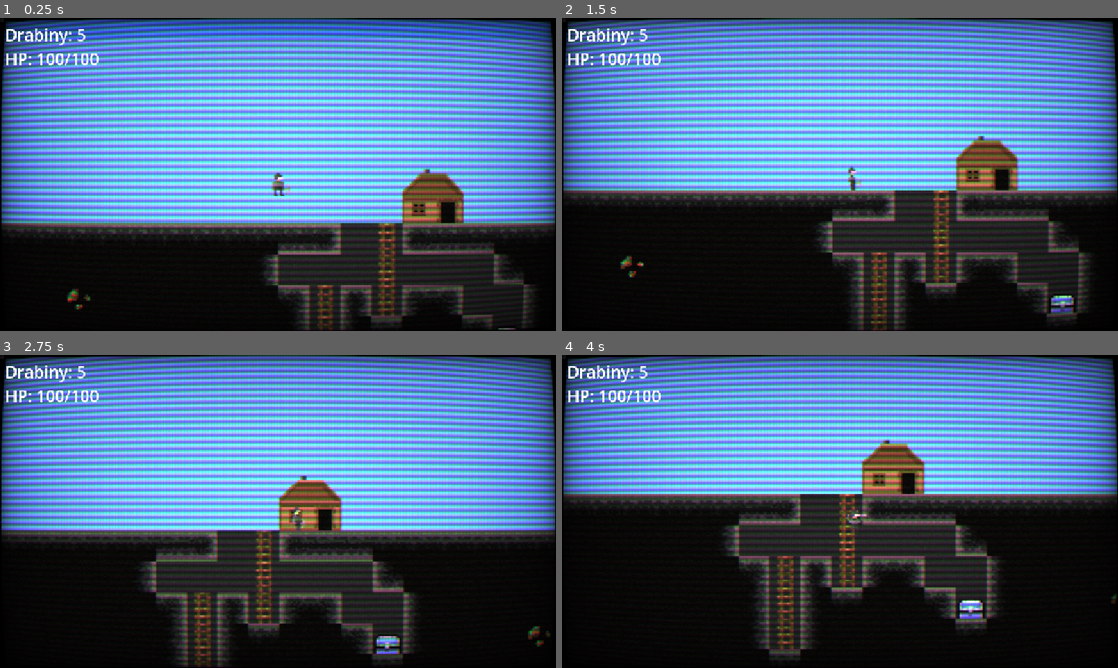
Above: before the commit, frames 1-4 (two rows, left to right).
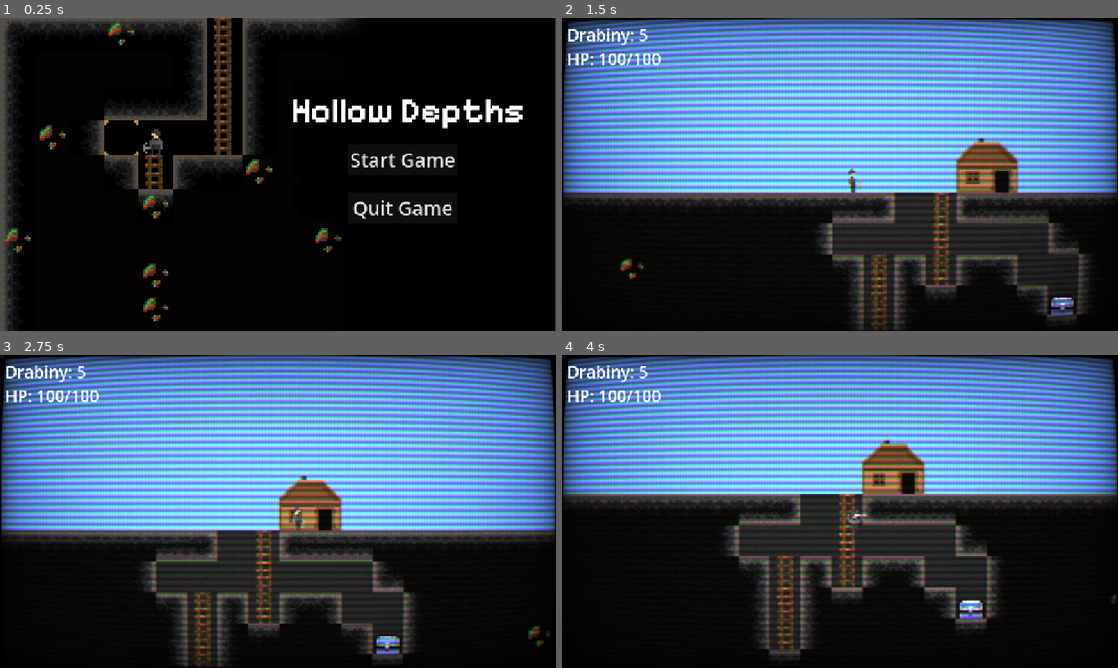
Above: after the commit, the same moments.

Repository: jonasz-lazar-pwr/hollow-depths-game
Game: Godot game, scene res://assets/scenes/title_screen.tscn
Same seed, same stepped clock (60 frames per second), same inputs: the game is played once before the commit and once after it. Before the commit the project starts from res://assets/scenes/game.tscn.
Inputs (mouse positions are in pixels of both pictures, inside the frame that each line leads up to):
- Up to frame 1 (0.25 s): no input
- Up to frame 2 (1.5 s): click (962, 158) at 0.5 s, where only the run after the commit has a clickable "Start Game"; move the mouse to (962, 158) at 1.27 s; press the mouse at (962, 158) at 1.28 s; hold D (right) from 1.28 s (still down)
- Up to frame 3 (2.75 s): keep holding D (right); tap Space (jump) at 1.52, 2.27 s; move the mouse to (166, 527) at 2.02 s; release the mouse at (166, 527) at 2.03 s; click (166, 527) at 2.1 s
- Up to frame 4 (4 s): move the mouse to (895, 442) at 2.77 s; release D (right) at 2.78 s; press the mouse at (895, 442) at 2.78 s; hold A (left) 2.78-3.53 s; move the mouse to (812, 574) at 3.52 s; release the mouse at (812, 574) at 3.53 s; hold D (right) from 3.53 s (still down); click (812, 574) at 3.6 s; tap Space (jump) at 3.77 s

The runs differ from the first frame. In frame 1, 80% of the frame differs, in the area x 0-100%, y 0-100%; in frame 2, 4.0%; in frame 3, less than 0.1%; in frame 4, nothing differs.

Commit message:
Merge nowego systemu ekwipunku z ekranami pause/start

Diff:
--- a/assets/scenes/game.tscn
+++ b/assets/scenes/game.tscn
@@ -513,6 +513,7 @@
 process_mode = 2
 
 [node name="PauseMenu" type="Control" parent="PauseMenuLayer"]
+visible = false
 layout_mode = 3
 anchors_preset = 0
 offset_right = 40.0
--- /dev/null
+++ b/assets/scenes/title_screen.tscn
@@ -0,0 +1,46 @@
+[gd_scene load_steps=3 format=3 uid="uid://do4jih7oduo1b"]
+
+[ext_resource type="Texture2D" uid="uid://dy5ixplrptlvo" path="res://img/background_image.png" id="1_j8fbj"]
+[ext_resource type="Script" uid="uid://jpbvw88086wp" path="res://scripts/title_screen.gd" id="1_tlwn0"]
+
+[node name="TitleScreen" type="Control"]
+layout_mode = 3
+anchors_preset = 0
+offset_right = 40.0
+offset_bottom = 40.0
+script = ExtResource("1_tlwn0")
+
+[node name="BackgroundImage" type="TextureRect" parent="."]
+layout_mode = 1
+anchors_preset = 15
+anchor_right = 1.0
+anchor_bottom = 1.0
+offset_left = -204.0
+offset_right = 1316.0
+offset_bottom = 608.0
+grow_horizontal = 2
+grow_vertical = 2
+texture = ExtResource("1_j8fbj")
+expand_mode = 3
+stretch_mode = 5
+
+[node name="StartButton" type="Button" parent="."]
+layout_mode = 0
+offset_left = 720.0
+offset_top = 260.0
+offset_right = 948.0
+offset_bottom = 325.0
+theme_override_font_sizes/font_size = 40
+text = "Start Game"
+
+[node name="QuitButton" type="Button" parent="."]
+layout_mode = 0
+offset_left = 720.0
+offset_top = 360.0
+offset_right = 948.0
+offset_bottom = 425.0
+theme_override_font_sizes/font_size = 40
+text = "Quit Game"
+
+[connection signal="pressed" from="StartButton" to="." method="_on_start_button_pressed"]
+[connection signal="pressed" from="QuitButton" to="." method="_on_quit_button_pressed"]
--- a/project.godot
+++ b/project.godot
@@ -11,7 +11,7 @@
 [application]
 
 config/name="Hollow Depths"
-run/main_scene="uid://bjs34cbfgjo1f"
+run/main_scene="uid://do4jih7oduo1b"
 config/features=PackedStringArray("4.4", "Forward Plus")
 config/icon="res://icon.svg"
 
--- a/scripts/player.gd
+++ b/scripts/player.gd
@@ -264,15 +264,26 @@
 			return
 
 	# 4) Kopanie terenu
-	var tile_id = ground_tilemap.get_cell_source_id(cell)
+	var tile_id = ground_tilemap.get_cell_source_id(cell) # 'cell' zamiast 'target_map_coords' z twojego kodu
 	if tile_id == -1:
 		stop_digging()
 		return
 
 	var tile_data = ground_tilemap.get_cell_tile_data(cell)
 	if tile_data and tile_data.get_custom_data("diggable"):
+		# >>> DODAJ TE LINIE <<<
+		var mouse_pos = get_global_mouse_position() # Potrzebujemy pozycji myszy
+		$AnimatedSprite2D.flip_h = mouse_pos.x < global_position.x # Odwróć sprite jeśli trzeba
+		if mouse_pos.y > global_position.y + 4: # Sprawdź czy mysz jest znacząco poniżej gracza (dodaj mały offset np. 4 piksele)
+			digging_animation = "dig_under"
+			print("Setting animation to dig_under") # Debug
+		else:
+			digging_animation = "dig"
+			print("Setting animation to dig") # Debug
+
+
 		# uruchom timer
-		start_digging(cell)
+		start_digging(cell) # 'cell' zamiast 'target_map_coords'
 	else:
 		stop_digging()
 
Binary file added: img/background_image.png
Not shown, added: img/background_image.png.import
